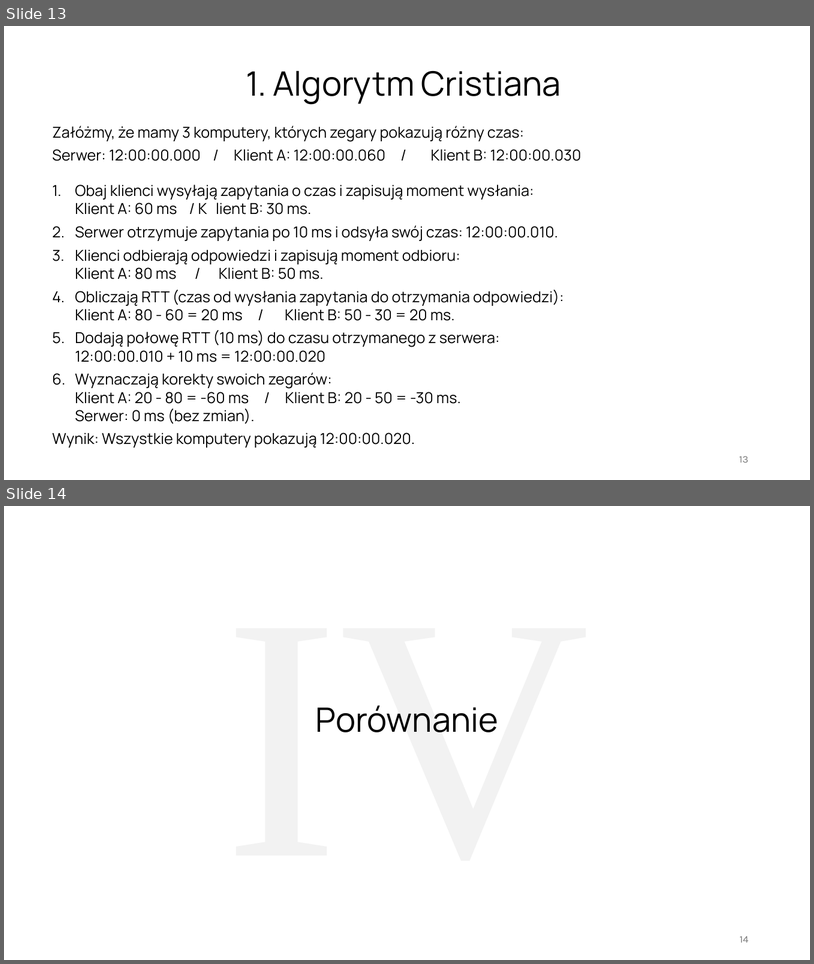
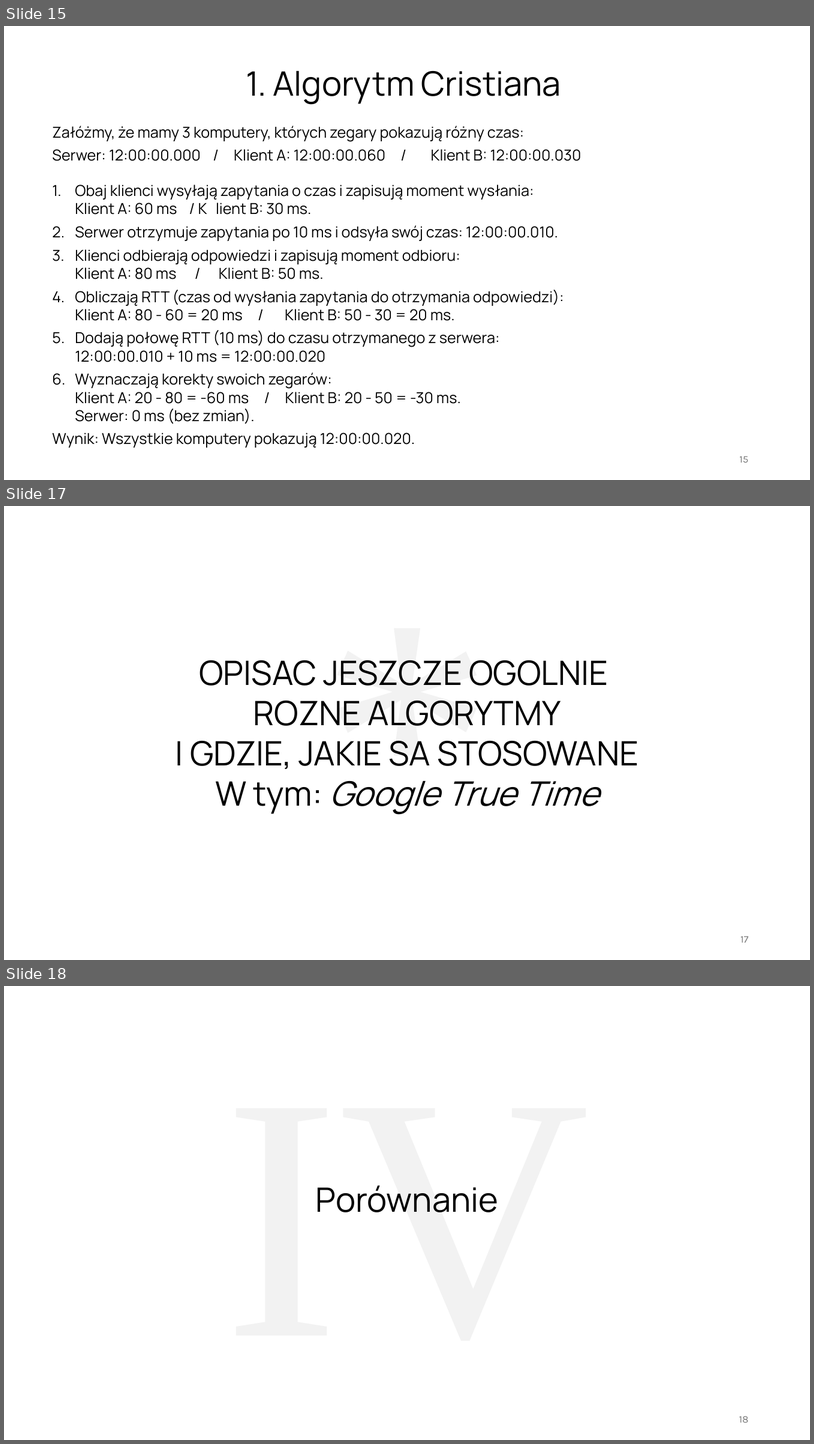
Before and after one commit to staniekk/psr-projekt, a slide deck: psr-niestacjonarne-projekt-2026.pptx. Shown one above the other, each under a label of ours: slides 13 and 14 before the commit, slides 15, 17 and 18 after it; the slides between them are not shown. The pictures are 814x964 and 814x1444 pixels, drawn with LibreOffice and Linux fonts; fonts in the diff are those of the drawing. Boxes give left, top, right and bottom in pixels: in the first picture for what was removed or moved away, otherwise in the second. Text is boxed around its words. In the diff, an @@ line names an element or a change of style, - is before the commit and + after.

```diff
--- a/psr-niestacjonarne-projekt-2026.pptx
+++ b/psr-niestacjonarne-projekt-2026.pptx
@@ slide 17 added at bbox=[4, 506, 810, 960], background #FFFFFF @@
@@ text added at bbox=[314, 506, 501, 933], 413 pt, text #F2F2F2 @@
+*
@@ text added at bbox=[176, 660, 639, 814], 40 pt, text #000000 @@
+OPISAC JESZCZE OGOLNIE
+ROZNE ALGORYTMY
+I GDZIE, JAKIE SA STOSOWANE
+W tym: Google True Time
@@ page number added at bbox=[741, 936, 749, 942], 12 pt, text #797979 @@
+17
@@ what was slide 13 is now slide 15 @@
@@ page number at bbox=[740, 456, 749, 462]: text changed @@
-13
+15
@@ what was slide 14 is now slide 18 @@
@@ page number at bbox=[740, 1416, 749, 1422]: text changed @@
-14
+18
```
Also in this commit, not shown: 3 other slides added, 2 other files.
